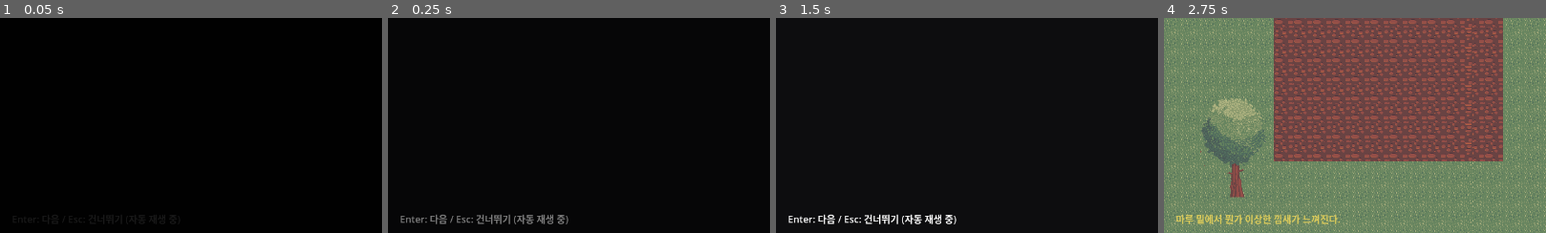
Above: before the commit, frames 1-4 (left to right).
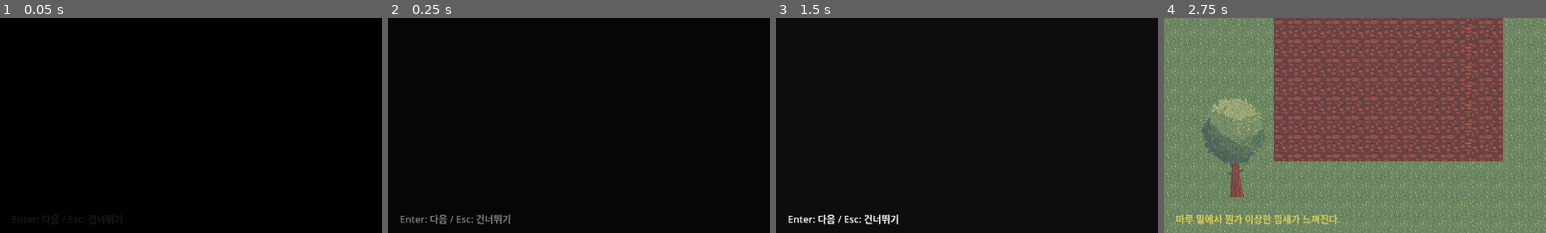
Above: after the commit, the same moments.

Repository: YGseok/ProjectS
Game: Godot game, scene res://scenes/chapter1_intro.tscn
The game is run twice, just before and just after one commit, with the same random seed, the same clock (stepped at 60 frames per second) and the same inputs.
Inputs (mouse positions are % of the whole screen's width and height, from its top left):
- Up to frame 1 (0.05 s): no input
- Up to frame 2 (0.25 s): no input
- Up to frame 3 (1.5 s): tap Enter (ui_accept) at 0.5, 0.6, 0.77, 1.07, 1.35 s; move the mouse to (72, 45) at 0.52 s; hold Right (ui_right) 0.53-1.28 s; click (72, 45) at 0.67 s; move the mouse to (30, 55) at 1.27 s; hold Down (ui_down) from 1.28 s (still down)
- Up to frame 4 (2.75 s): tap Enter (ui_accept) at 1.52, 1.82, 2.1 s; move the mouse to (60, 28) at 2.02 s; release Down (ui_down) at 2.03 s; hold Right (ui_right) from 2.03 s (still down)
The pictures show only the part of the screen within x 0-50%, y 50-100%; the shares and areas given below are measured in that part.

The runs differ from the first frame. In frame 2, 0.3% of the frame differs, in the area x 33-48%, y 91-96%; in frame 3, 0.4%; in frame 4, nothing differs.

Commit message:
v0.13: 프롤로그 자동 재생 제거
intro_sequence.gd의 3초 자동 진행 타이머를 제거하고 ui_accept로만
진행하도록 변경 - 사람 피드백(2026-09-09 "오프닝 다이얼로그가 자동
재생되지 않도록"). Esc 전체 스킵/타자기 효과는 유지. SkipHint 라벨
문구, README.md도 함께 수정. test_intro_sequence.gd의 자동 진행
어서션을 반대로 뒤집어 새 요구사항 고정. 전체 21종 + QA 7개 씬 재통과.

Co-Authored-By: Claude Sonnet 5 <noreply@anthropic.com>

Diff:
--- a/scenes/chapter1_intro.tscn
+++ b/scenes/chapter1_intro.tscn
@@ -31,6 +31,6 @@
 offset_top = 684.0
 offset_right = 500.0
 offset_bottom = 708.0
-text = "Enter: 다음 / Esc: 건너뛰기 (자동 재생 중)"
+text = "Enter: 다음 / Esc: 건너뛰기"
 
 [node name="FadeOverlay" parent="." instance=ExtResource("2_fade")]
--- a/scripts/intro_sequence.gd
+++ b/scripts/intro_sequence.gd
@@ -1,24 +1,21 @@
 extends Node2D
-## 챕터 1 프롤로그 — 자동 재생 다이얼로그 시퀀스 (사람 피드백, 2026-09-08):
-## "내가 누구고 어떤 상황에 놓여있는지, 프롤로그가 필요함. 실질적인
-## 플레이보다는 자동 재생 및 다이얼로그 위주. 해당 다이얼로그는 특정
-## 버튼으로 스킵이 가능해야 함."
-##
-## 한 줄이 AUTO_ADVANCE_SECONDS 뒤 자동으로 넘어가거나(자동 재생),
-## ui_accept(Enter/Space)를 누르면 그 즉시 다음 줄로 넘어간다(한 줄
-## 스킵). ui_cancel(Esc)을 누르면 전체를 건너뛰고 바로 챕터 1로 간다
-## (전체 스킵).
+## 챕터 1 프롤로그 — 다이얼로그 시퀀스. 원래(2026-09-08, "실질적인
+## 플레이보다는 자동 재생 및 다이얼로그 위주")는 일정 시간 뒤 자동으로도
+## 넘어갔지만, 자동 재생이 오히려 불편하다는 사람 피드백(2026-09-09
+## "오프닝 다이얼로그가 자동 재생되지 않도록 한다")으로 **자동 진행은
+## 제거**했다 — 이제 한 줄씩 ui_accept(Enter/Space)를 눌러야만 다음 줄로
+## 넘어간다(수동 진행). ui_cancel(Esc)을 누르면 전체를 건너뛰고 바로
+## 챕터 1로 간다(전체 스킵) — 이 부분은 그대로 유지.
 ##
 ## 텍스트는 DESIGN.md §8에 이미 확정된 사실(10세 여자아이, 매년 여름
 ## 시골 옛집 방문, 가족과 함께, 도착한 날 낮잠)만 사용한 **임시
 ## 자리표시 텍스트**다 — 실제 대사/연출은 스토리 세션에서 확정 후 교체할 것.
 ##
 ## 타자기 효과: `dialogue_system.gd`와 같은 방식(`Label.visible_ratio`)
-## 으로 글자가 순차적으로 나타난다(2026-09-08 추가). 진행 로직(ui_accept
-## 한 줄 스킵, 3초 자동 진행, Esc 전체 스킵)은 전혀 안 바꿨다 — 순수
-## 시각 효과만 얹었다.
+## 으로 글자가 순차적으로 나타난다(2026-09-08 추가). 순수 시각 효과라
+## 진행 로직과는 무관 — 타이핑 도중에 ui_accept를 눌러도 그냥 다음
+## 줄로 넘어갈 뿐, 별도의 "타이핑 완료" 단계는 없다.
 
-const AUTO_ADVANCE_SECONDS := 3.0
 const CHARS_PER_SECOND := 40.0
 const NEXT_SCENE := "res://scenes/chapter1_real.tscn"
 
@@ -34,7 +31,6 @@
 @onready var _label: Label = $Label
 
 var _index := 0
-var _timer := 0.0
 var _reveal_progress := 0.0
 var _finished := false
 
@@ -51,8 +47,7 @@
 	if Input.is_action_just_pressed("ui_cancel"):
 		_finish()
 		return
-	_timer += delta
-	if _timer >= AUTO_ADVANCE_SECONDS or Input.is_action_just_pressed("ui_accept"):
+	if Input.is_action_just_pressed("ui_accept"):
 		_advance()
 
 func _advance() -> void:
@@ -66,7 +61,6 @@
 	_label.text = LINES[i]
 	_label.visible_ratio = 0.0
 	_reveal_progress = 0.0
-	_timer = 0.0
 
 func _finish() -> void:
 	if _finished:
--- a/tests/test_intro_sequence.gd
+++ b/tests/test_intro_sequence.gd
@@ -1,7 +1,8 @@
 extends SceneTree
-## 자동 상호작용 테스트 — 챕터 1 프롤로그(intro_sequence.gd)의 자동 재생,
-## Enter로 한 줄 스킵, Esc로 전체 스킵, 그리고 끝까지 재생 시
-## chapter1_real로 정상 전환되는지 검증한다.
+## 자동 상호작용 테스트 — 챕터 1 프롤로그(intro_sequence.gd)가 입력 없이는
+## 절대 진행되지 않고(2026-09-09 "자동 재생되지 않도록" 피드백으로 자동
+## 진행 제거) Enter로만 한 줄씩 넘어가는지, Esc로 전체 스킵, 그리고 끝까지
+## 다 넘겼을 때 chapter1_real로 정상 전환되는지 검증한다.
 ##
 ## 실행: godot4 --headless --script res://tests/test_intro_sequence.gd --path <project>
 
@@ -38,10 +39,11 @@
 	_assert(is_equal_approx(label.visible_ratio, 1.0),
 		"충분히 기다리면 전체 글자가 다 보임(ratio==1.0), 실제: %f" % label.visible_ratio)
 
-	# 자동 재생: 아무 입력 없이 AUTO_ADVANCE_SECONDS(3초)만 지나도 다음 줄로.
-	await create_timer(3.2).timeout
-	_assert(label.text != second_line,
-		"입력 없이도 3초 뒤 자동으로 다음 줄로 넘어감, 실제: '%s'" % label.text)
+	# 자동 재생 없음(2026-09-09 회귀 확인): 입력 없이 오래 기다려도
+	# 절대 다음 줄로 안 넘어가야 한다 — 예전엔 3초면 자동으로 넘어갔었음.
+	await create_timer(3.5).timeout
+	_assert(label.text == second_line,
+		"입력 없이 오래 기다려도 자동으로 넘어가지 않음(수동 진행), 실제: '%s'" % label.text)
 
 	# Esc로 전체 스킵 -> 남은 줄과 상관없이 바로 chapter1_real로 전환.
 	await _send_action("ui_cancel")
Not shown, changed: README.md
Not shown, changed: docs/CHANGELOG.md
Not shown, changed: docs/STATUS.md
Not shown, changed: docs/feedback/INBOX.md
